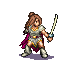
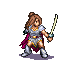
Two versions of the same layered image (72px x 72px). Layer-by-layer changes:
removed layer "missing-arm" over [left=23, top=29, right=29, bottom=35]
added layer "silver" above "green" over [left=22, top=25, right=47, bottom=58]
painted on "human-battleprincess.png" over [left=22, top=25, right=47, bottom=58]
